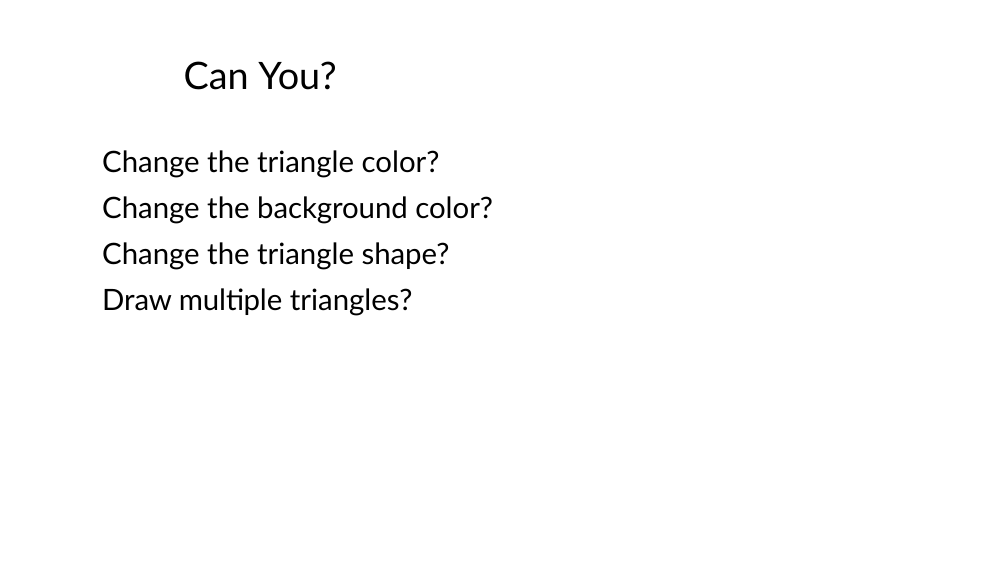
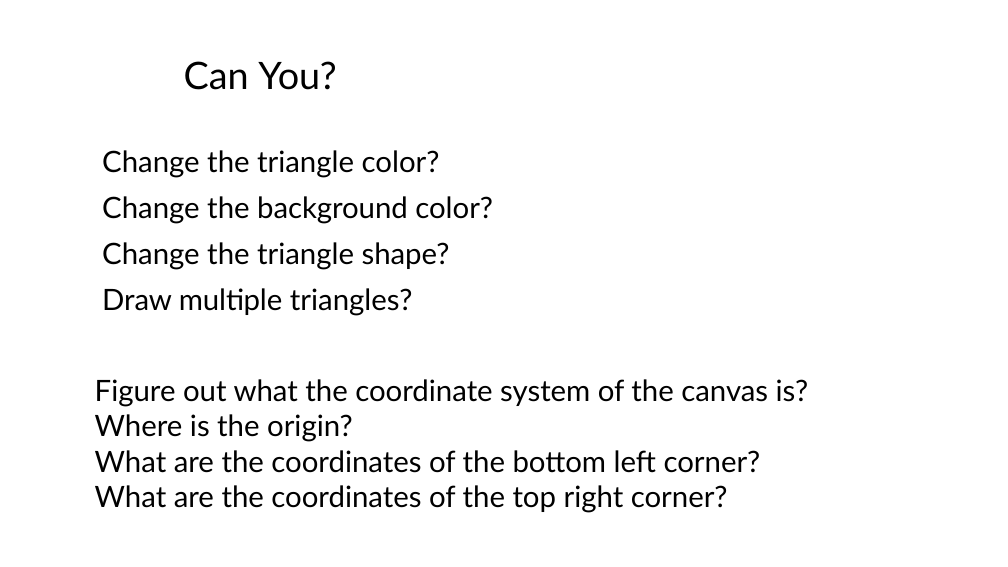
Before and after one commit to illinois-cs418/cs418CourseMaterial, a slide deck: slide 16 of Lectures/CS418-Lecture2-Webgl.pptx. Drawn at 1008x567 pixels with LibreOffice and Linux fonts; fonts in the diff are those of the drawing. Boxes give left, top, right and bottom in pixels: in the first picture for what was removed or moved away, otherwise in the second. Text is boxed around its words. In the diff, an @@ line names an element or a change of style, - is before the commit and + after.

```diff
--- a/Lectures/CS418-Lecture2-Webgl.pptx
+++ b/Lectures/CS418-Lecture2-Webgl.pptx
@@ text at box(95, 379, 809, 513): paragraph added @@
+Figure out what the coordinate system of the canvas is?
+Where is the origin?
+What are the coordinates of the bottom left corner?
+What are the coordinates of the top right corner?
```
